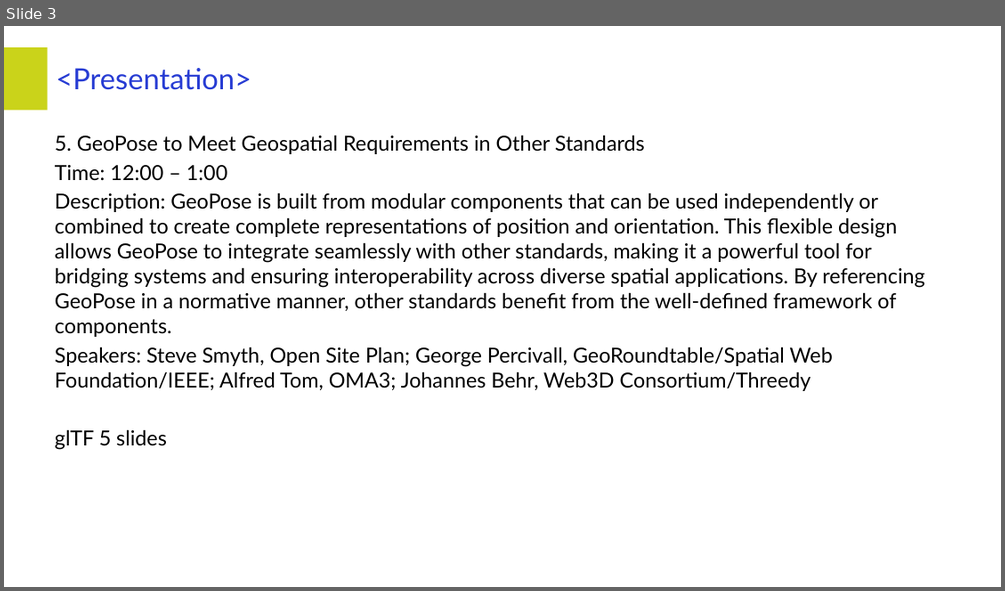
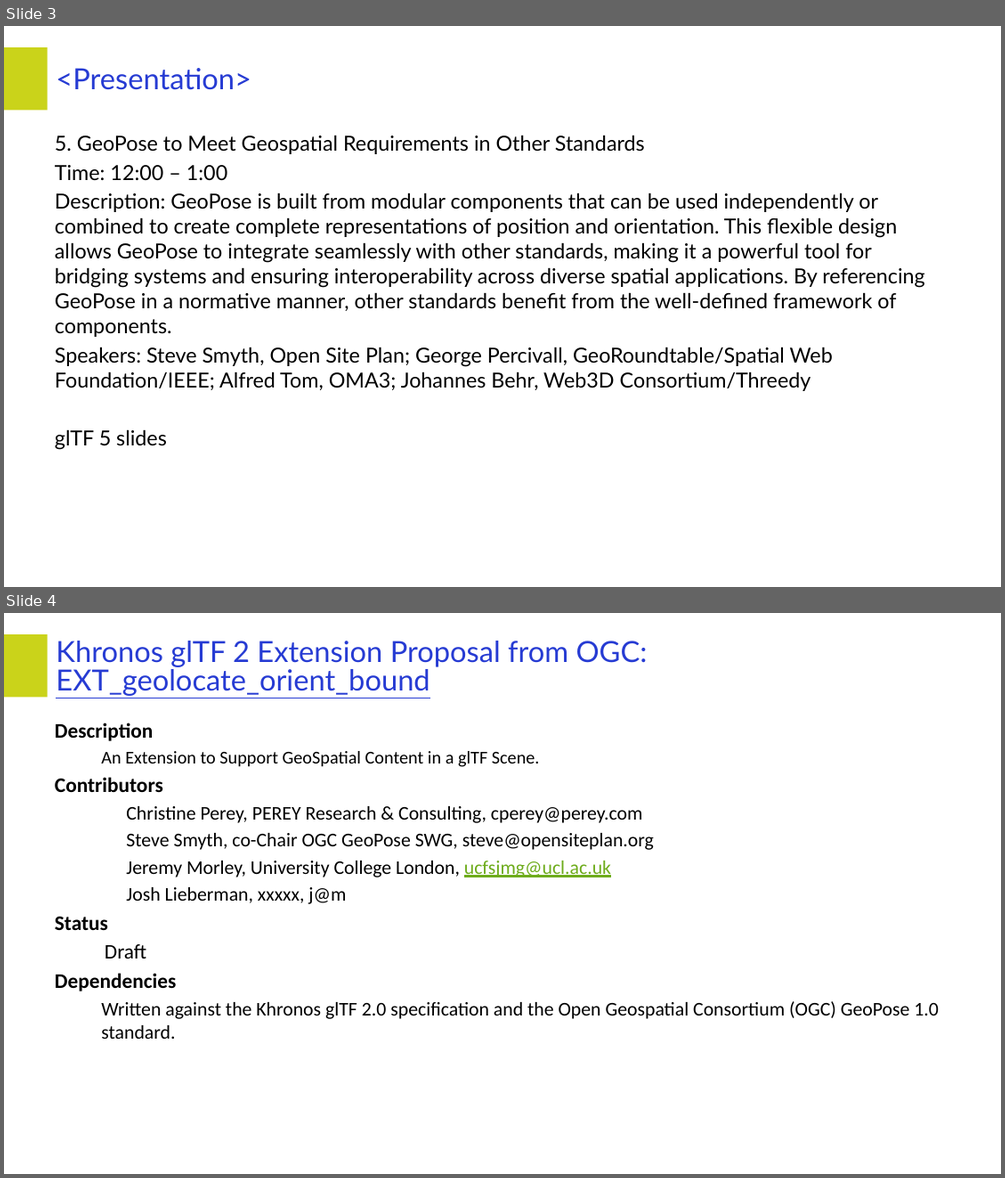
Before and after one commit to opengeospatial/GeoPose, a slide deck: Presentations/2025_Summit/2025_Oct_27_Summit_Standards_glTF.pptx. Shown one above the other, each under a label of ours: slide 3 before the commit, slides 3 and 4 after it. The pictures are 1005x591 and 1005x1178 pixels, drawn with LibreOffice and Linux fonts; fonts in the diff are those of the drawing; background and template pictures are left out. Boxes give left, top, right and bottom in pixels: in the first picture for what was removed or moved away, otherwise in the second. Text is boxed around its words. In the diff, an @@ line names an element or a change of style, - is before the commit and + after.

```diff
--- a/Presentations/2025_Summit/2025_Oct_27_Summit_Standards_glTF.pptx
+++ b/Presentations/2025_Summit/2025_Oct_27_Summit_Standards_glTF.pptx
@@ slide 4 added at box(4, 613, 1001, 1174), background #FFFFFF; not listed: 1 template element that a slide beside it also shows @@
@@ title added at box(56, 641, 647, 696), 42 pt, text #263BD3 @@
+Khronos glTF 2 Extension Proposal from OGC: EXT_geolocate_orient_bound
@@ text added at box(55, 722, 938, 1038), 28 pt, text #000000 @@
+Description
+    An Extension to Support GeoSpatial Content in a glTF Scene.
+Contributors
+  Christine Perey, PEREY Research & Consulting, cperey@perey.com
+  Steve Smyth, co-Chair OGC GeoPose SWG, steve@opensiteplan.org
+  Jeremy Morley, University College London, ucfsjmg@ucl.ac.uk
+  Josh Lieberman, xxxxx, j@m
+Status
+Draft
+Dependencies
+    Written against the Khronos glTF 2.0 specification and the Open Geospatial Consortium (OGC) GeoPose 1.0 standard.
```
Also in this commit, not shown: 3 other slides added, 2 slides removed.
